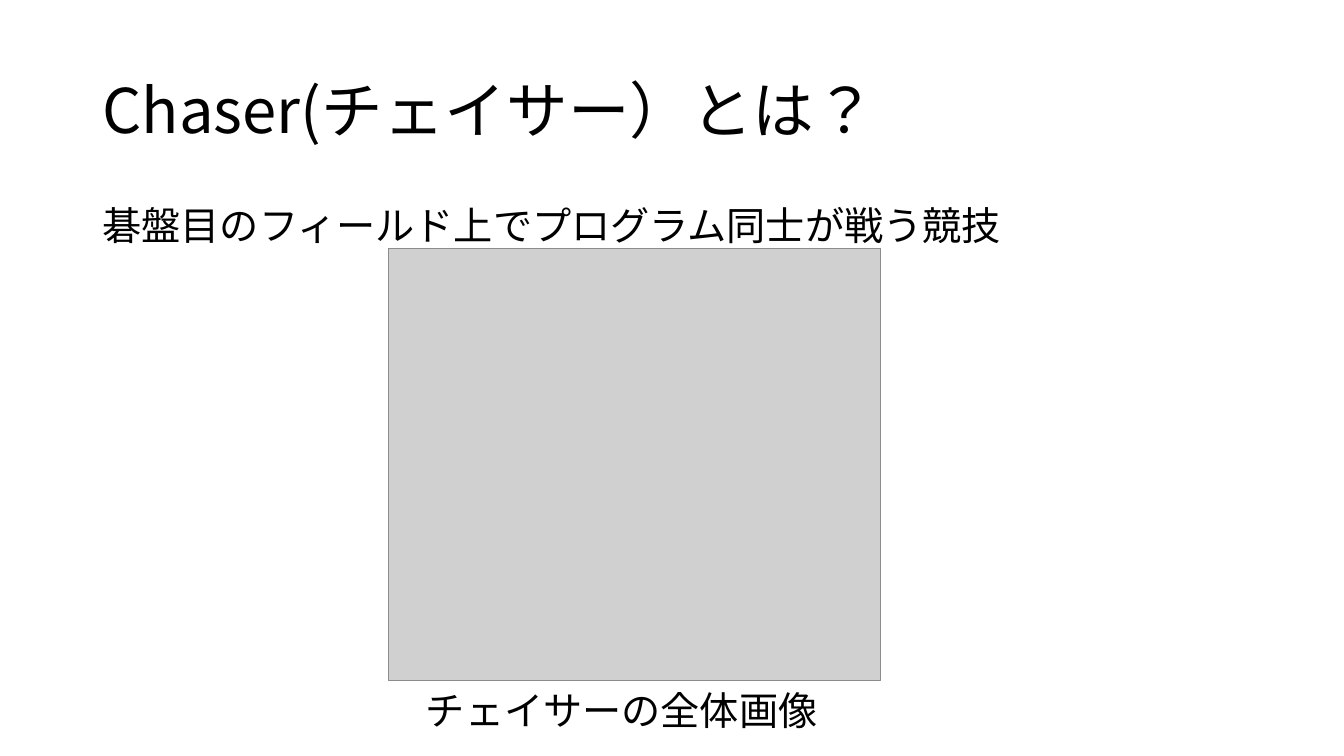
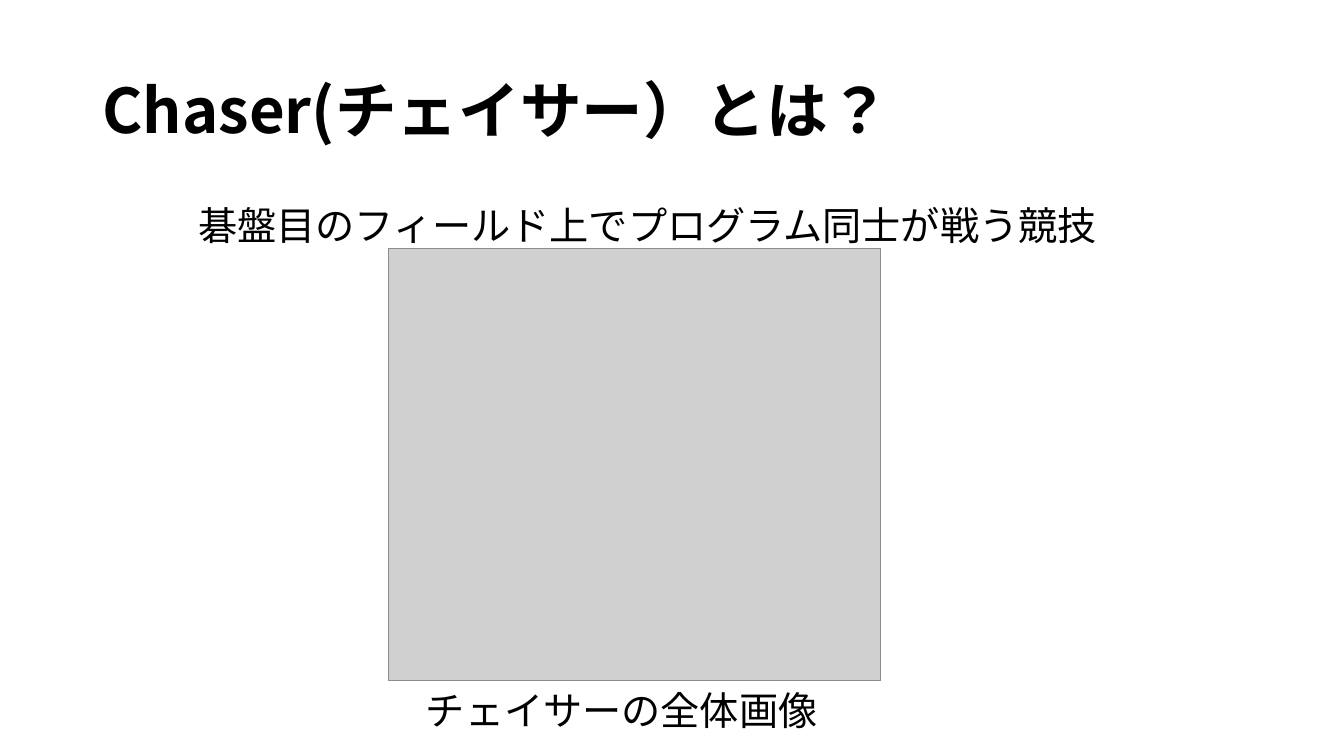
Before and after one commit to noko1024/ChaserDoc, a slide deck: slide 2 of New_U-16.pptx. Drawn at 1344x756 pixels with LibreOffice and Linux fonts; fonts in the diff are those of the drawing; grey boxes stand for pictures. Boxes give left, top, right and bottom in pixels: in the first picture for what was removed or moved away, otherwise in the second. Text is boxed around its words. In the diff, an @@ line names an element or a change of style, - is before the commit and + after.

```diff
--- a/New_U-16.pptx
+++ b/New_U-16.pptx
@@ title "Chaser(チェイサー）とは？" at bbox=[102, 80, 889, 146]: bold on @@
@@ text "碁盤目のフィールド上でプログラム同士が戦う競技": place and size @@
-text "碁盤目のフィールド上でプログラム同士が戦う競技" at bbox=[102, 207, 1000, 251]
+text "碁盤目のフィールド上でプログラム同士が戦う競技" at bbox=[198, 207, 1096, 251]
```
Also in this commit, not shown: 12 other slides changed, 6 slides added.
